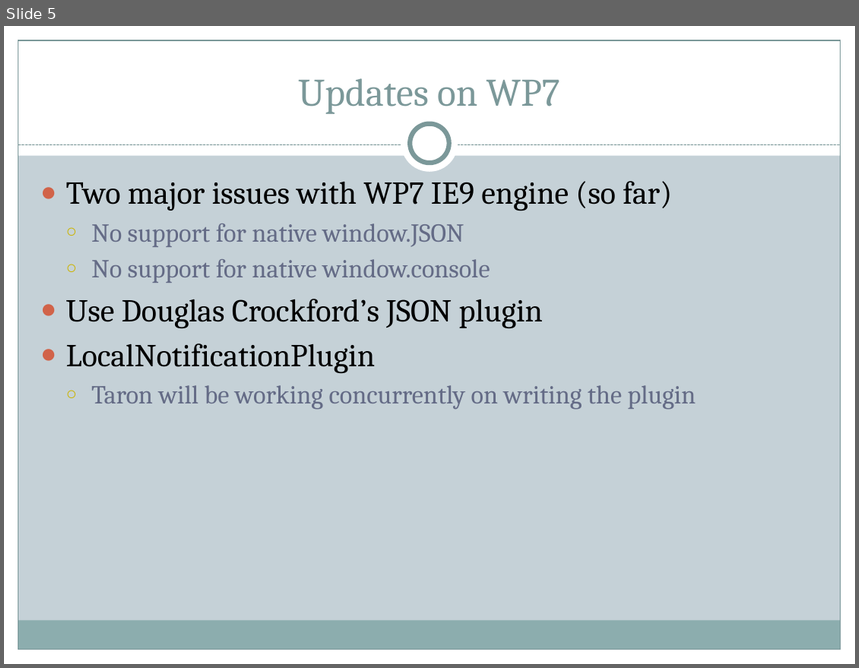
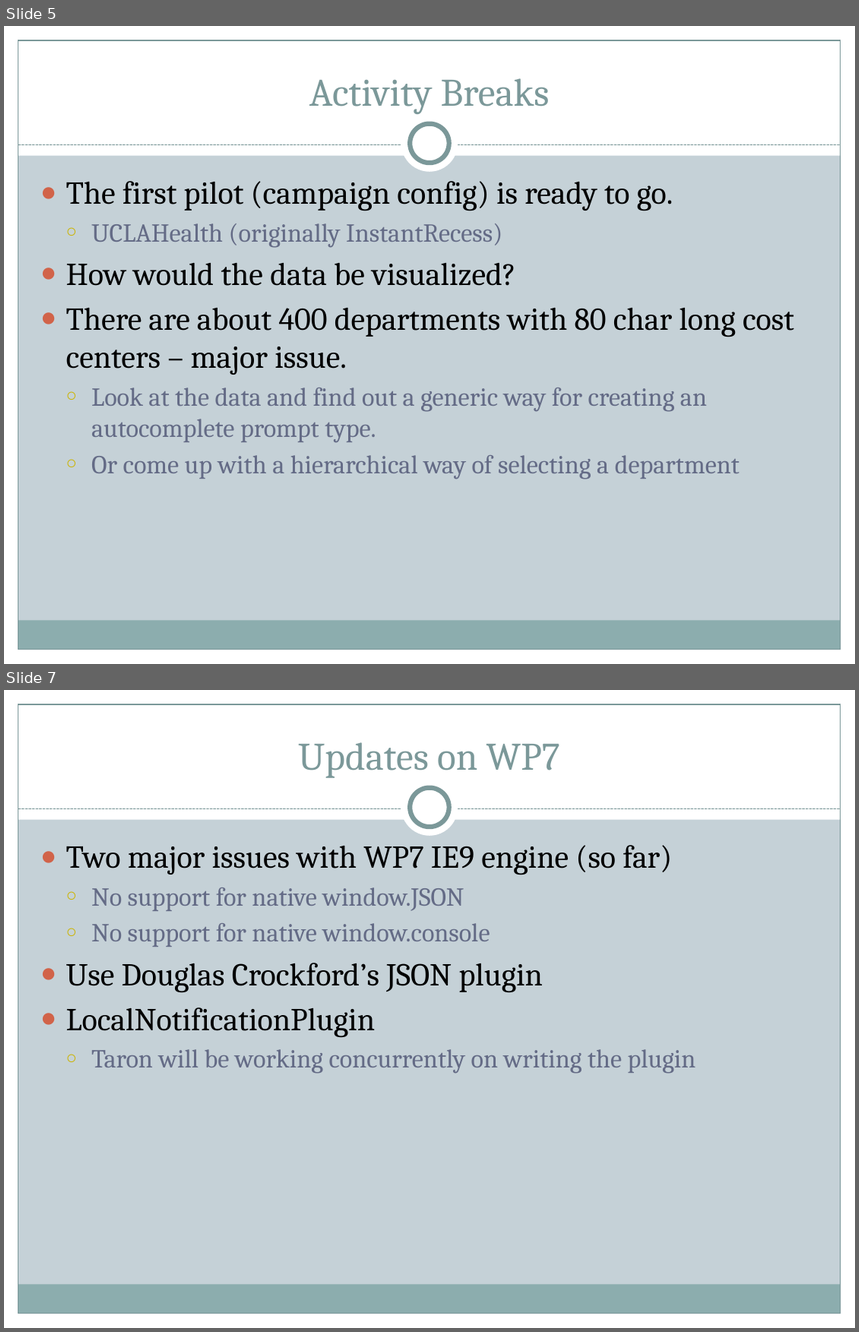
Before and after one commit to vpham21/ohmage-beta3, a slide deck: doc/Presentations/Progress Report.pptx. Shown one above the other, each under a label of ours: slide 5 before the commit, slides 5 and 7 after it; the slides between them are not shown. The pictures are 859x668 and 859x1332 pixels, drawn with LibreOffice and Linux fonts; fonts in the diff are those of the drawing. Boxes give left, top, right and bottom in pixels: in the first picture for what was removed or moved away, otherwise in the second. Text is boxed around its words. In the diff, an @@ line names an element or a change of style, - is before the commit and + after.

```diff
--- a/doc/Presentations/Progress Report.pptx
+++ b/doc/Presentations/Progress Report.pptx
@@ slide 5 added at bbox=[4, 26, 855, 664], background #C5D1D7; not listed: 9 template elements that a slide beside it also shows @@
@@ title added at bbox=[310, 78, 550, 114], 33 pt, text #7C999A @@
+Activity Breaks
@@ text added at bbox=[66, 181, 794, 479], 22 pt, text #646B86 @@
+● The first pilot (campaign config) is ready to go.
+  ○ UCLAHealth (originally InstantRecess)
+● How would the data be visualized?
+● There are about 400 departments with 80 char long cost centers – major issue.
+  ○ Look at the data and find out a generic way for creating an autocomplete prompt type.
+  ○ Or come up with a hierarchical way of selecting a department
@@ what was slide 5 is now slide 7 @@
```
Also in this commit, not shown: 5 slides changed, 1 other slide added.
